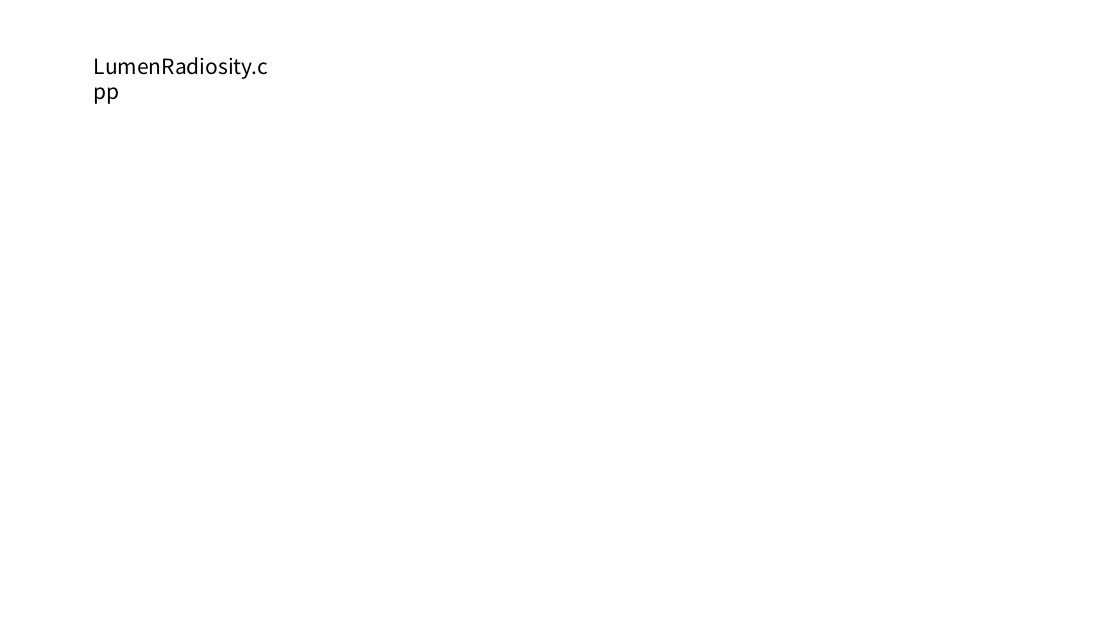
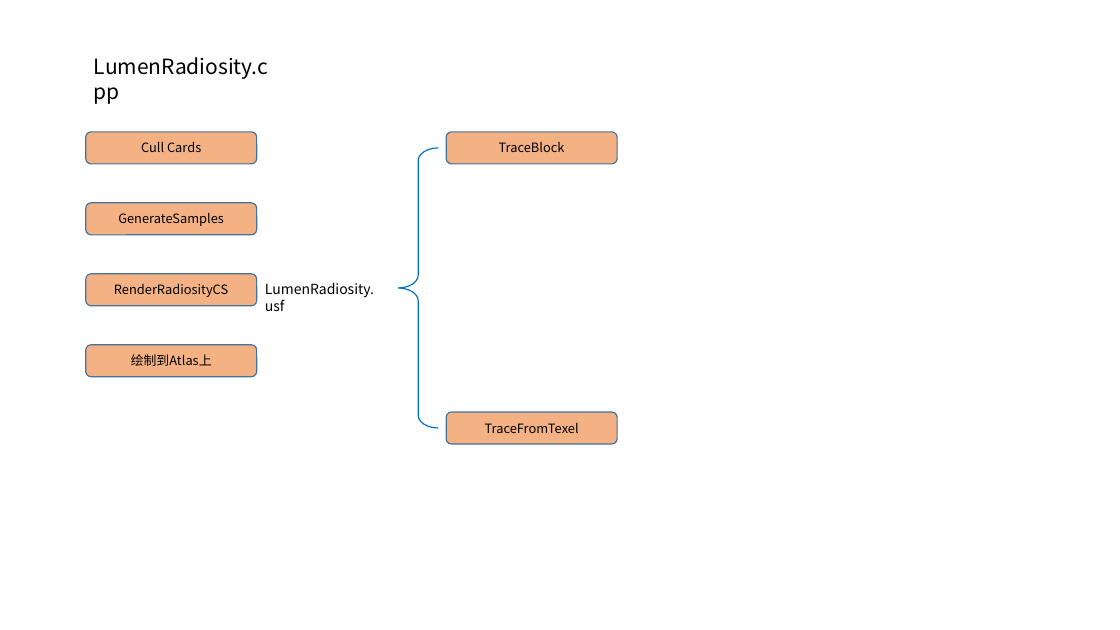
Before and after one commit to Tianji95/CG_learning_note, a slide deck: slide 12 of UE5_analysis/Lumen分析图.pptx. Drawn at 1120x630 pixels with LibreOffice and Linux fonts; fonts in the diff are those of the drawing. Boxes give left, top, right and bottom in pixels: in the first picture for what was removed or moved away, otherwise in the second. Text is boxed around its words. In the diff, an @@ line names an element or a change of style, - is before the commit and + after.

Commit message:
update lumen ppt

```diff
--- a/UE5_analysis/Lumen分析图.pptx
+++ b/UE5_analysis/Lumen分析图.pptx
@@ rounded rectangle added at <box>86,132,256,164</box>, fill #F4B183, outline #43739E 1 pt, 11 pt, text #000000 @@
+Cull Cards
@@ left brace added at <box>398,148,439,429</box>, outline #0070C0 1 pt @@
@@ rounded rectangle added at <box>446,132,617,164</box>, fill #F4B183, outline #43739E 1 pt, 11 pt, text #000000 @@
+TraceBlock
@@ rounded rectangle added at <box>86,202,256,234</box>, fill #F4B183, outline #43739E 1 pt, 11 pt, text #000000 @@
+GenerateSamples
@@ rounded rectangle added at <box>86,274,256,306</box>, fill #F4B183, outline #43739E 1 pt, 11 pt, text #000000 @@
+RenderRadiosityCS
@@ text added at <box>265,283,374,311</box>, 12 pt, text #000000 @@
+LumenRadiosity.usf
@@ rounded rectangle added at <box>86,344,256,376</box>, fill #F4B183, outline #43739E 1 pt, 11 pt, text #000000 @@
+绘制到Atlas上
@@ rounded rectangle added at <box>446,413,617,444</box>, fill #F4B183, outline #43739E 1 pt, 11 pt, text #000000 @@
+TraceFromTexel
```
Also in this commit, not shown: 1 other slide changed.
